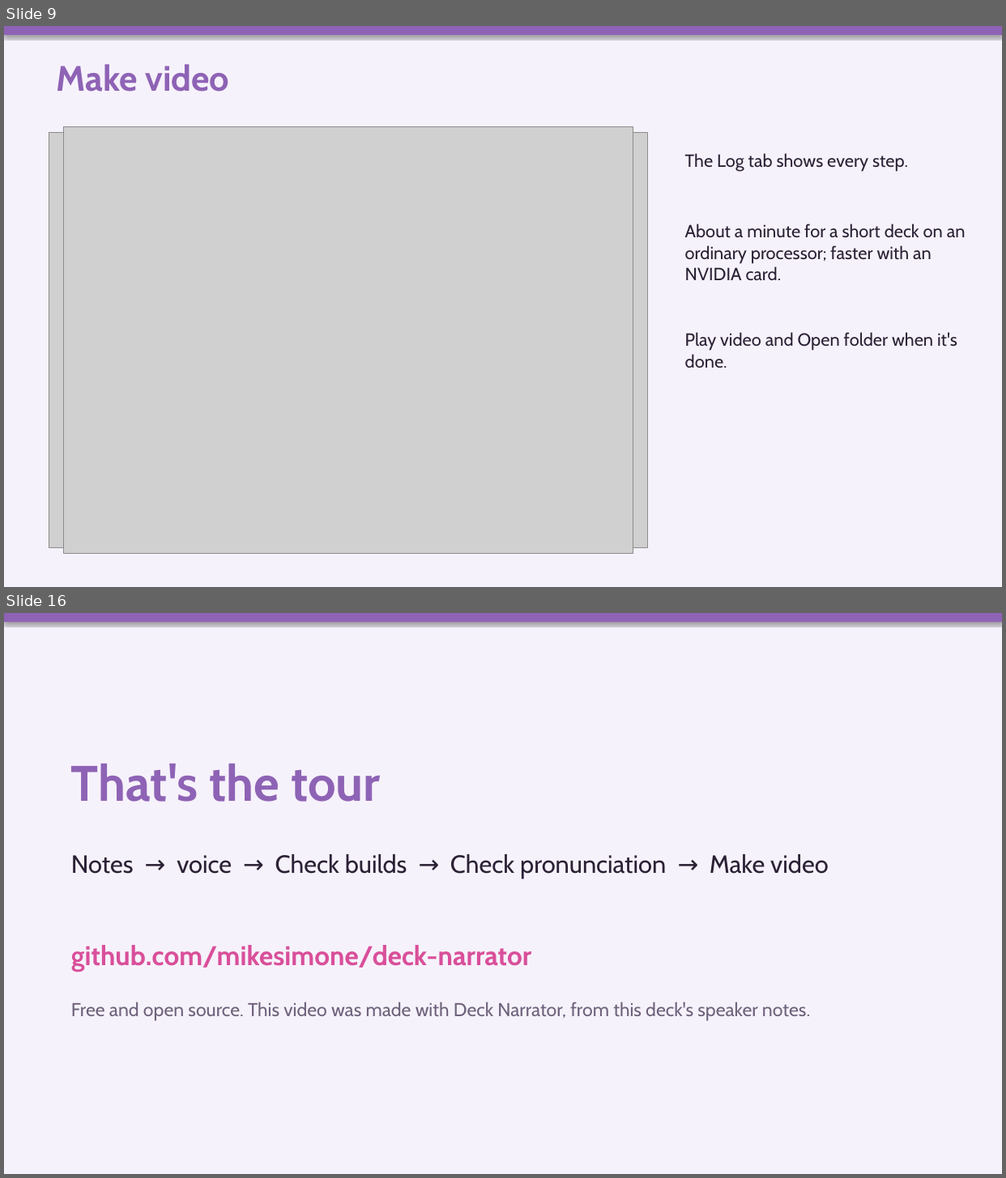
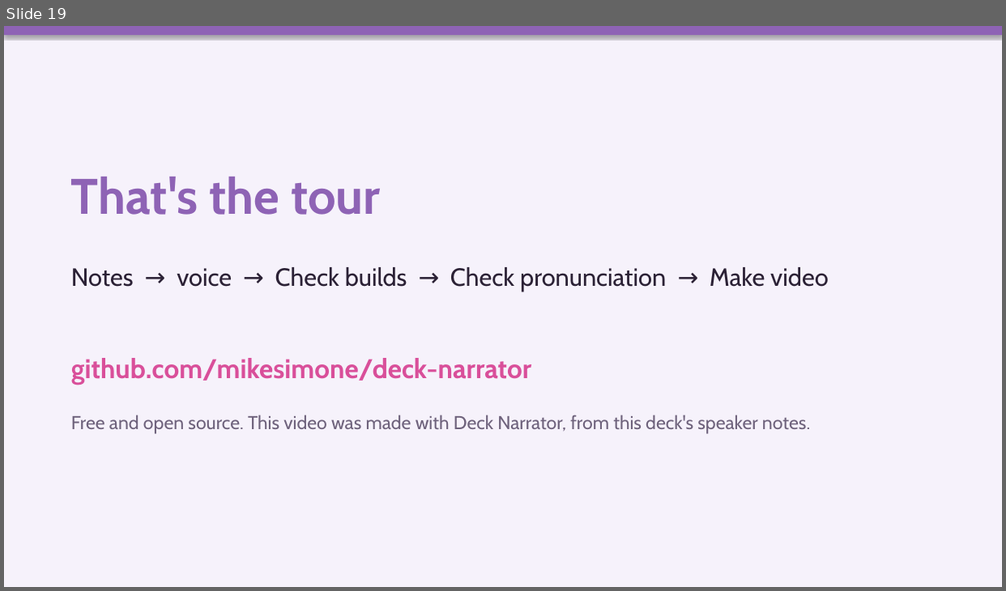
Before and after one commit to mikesimone/deck-narrator, a slide deck: examples/how-to/deck-narrator-how-to.pptx. Shown one above the other, each under a label of ours: slides 9 and 16 before the commit, slide 19 after it; the slides between them are not shown. The pictures are 1006x1178 and 1006x591 pixels, drawn with LibreOffice and Linux fonts; fonts in the diff are those of the drawing; grey boxes stand for pictures. Boxes give left, top, right and bottom in pixels: in the first picture for what was removed or moved away, otherwise in the second. Text is boxed around its words. In the diff, an @@ line names an element or a change of style, - is before the commit and + after.

```diff
--- a/examples/how-to/deck-narrator-how-to.pptx
+++ b/examples/how-to/deck-narrator-how-to.pptx
@@ slide 9 removed at (4, 26, 1002, 587), background #F6F2FB @@
@@ rectangle removed at (4, 26, 1002, 35) @@
@@ text removed at (56, 64, 230, 92) @@
-Make video
@@ picture removed at (49, 133, 648, 548) @@
@@ picture removed at (64, 127, 633, 554) @@
@@ text removed at (685, 153, 908, 172) @@
-The Log tab shows every step.
@@ text removed at (685, 224, 965, 280) @@
-About a minute for a short deck on an ordinary processor; faster with an NVIDIA card.
@@ text removed at (685, 332, 957, 368) @@
-Play video and Open folder when it's done.
@@ what was slide 16 is now slide 19 @@
```
Also in this commit, not shown: 9 slides changed, 9 slides added, 5 other slides removed, 4 other files.
